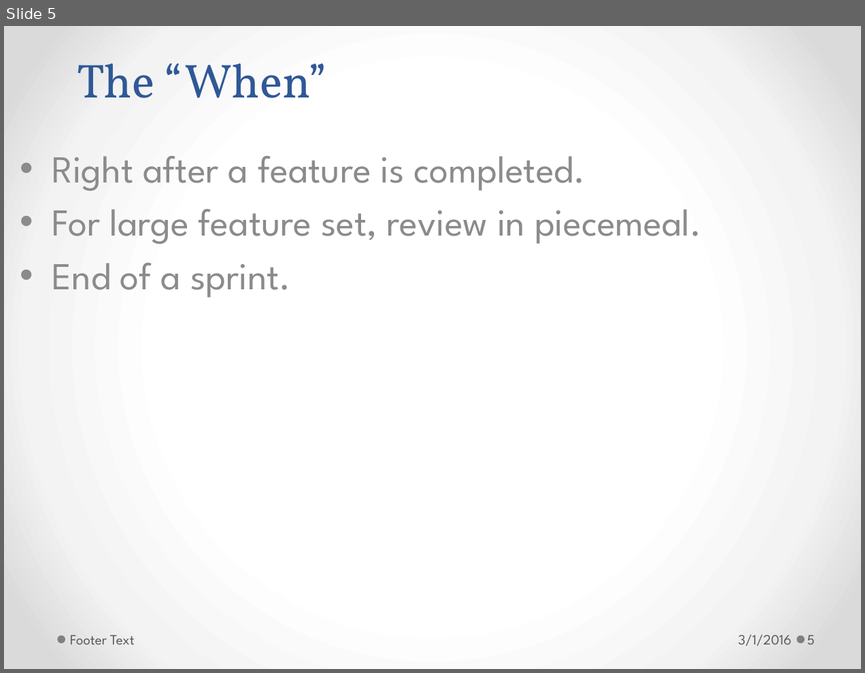
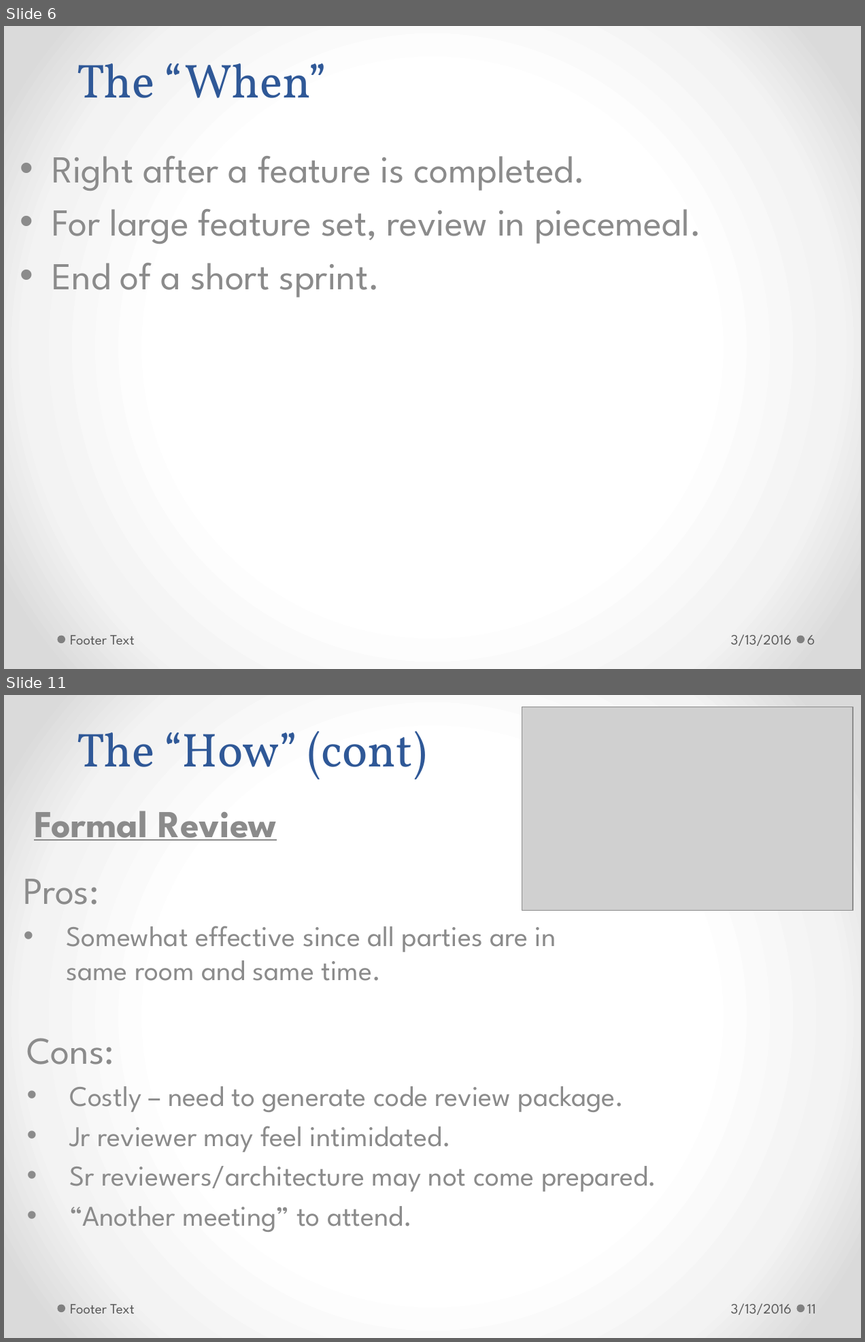
Before and after one commit to h-t-tran/brown, a slide deck: codereview/tech-presentation-effective-codereview.pptx. Shown one above the other, each under a label of ours: slide 5 before the commit, slides 6 and 11 after it; the slides between them are not shown. The pictures are 865x673 and 865x1342 pixels, drawn with LibreOffice and Linux fonts; fonts in the diff are those of the drawing; grey boxes stand for pictures. Boxes give left, top, right and bottom in pixels: in the first picture for what was removed or moved away, otherwise in the second. Text is boxed around its words. In the diff, an @@ line names an element or a change of style, - is before the commit and + after.

Commit message:
update code review slides

```diff
--- a/codereview/tech-presentation-effective-codereview.pptx
+++ b/codereview/tech-presentation-effective-codereview.pptx
@@ slide 11 added at <box>4,695,861,1338</box>, background gradient #FFFFFF to #F4F4F4 to #DADADA; not listed: 2 template elements that a slide beside it also shows @@
@@ picture added at <box>522,707,853,911</box> @@
@@ title added at <box>77,731,426,779</box>, 40 pt, text #2F5897 @@
+The “How” (cont)
@@ subtitle added at <box>34,811,277,841</box>, 32 pt, text #8C8C8C, bold, underline @@
+Formal Review
@@ text added at <box>24,879,556,981</box>, 24 pt, text #8C8C8C @@
+Pros:
+• Somewhat effective since all parties are in same room and same time.
@@ text added at <box>27,1038,657,1232</box>, 24 pt, text #8C8C8C @@
+Cons:
+• Costly – need to generate code review package.
+• Jr reviewer may feel intimidated.
+• Sr reviewers/architecture may not come prepared.
+• “Another meeting” to attend.
@@ text added at <box>70,1304,135,1313</box>, 12 pt, text #595959 @@
+Footer Text
@@ text added at <box>731,1303,791,1314</box>, 12 pt, text #595959 @@
+3/13/2016
@@ page number added at <box>807,1304,816,1313</box>, 12 pt, text #595959 @@
+11
@@ what was slide 5 is now slide 6 @@
@@ slide 6 changed as well @@
@@ subtitle at <box>52,263,380,297</box>: text changed @@
-• End of a sprint.
+• End of a short sprint.
@@ text at <box>731,634,791,645</box>: text changed @@
-3/1/2016
+3/13/2016
@@ page number at <box>807,635,815,644</box>: text changed @@
-5
+6
```
Also in this commit, not shown: 12 other slides changed, 4 other slides added, 2 other files.
